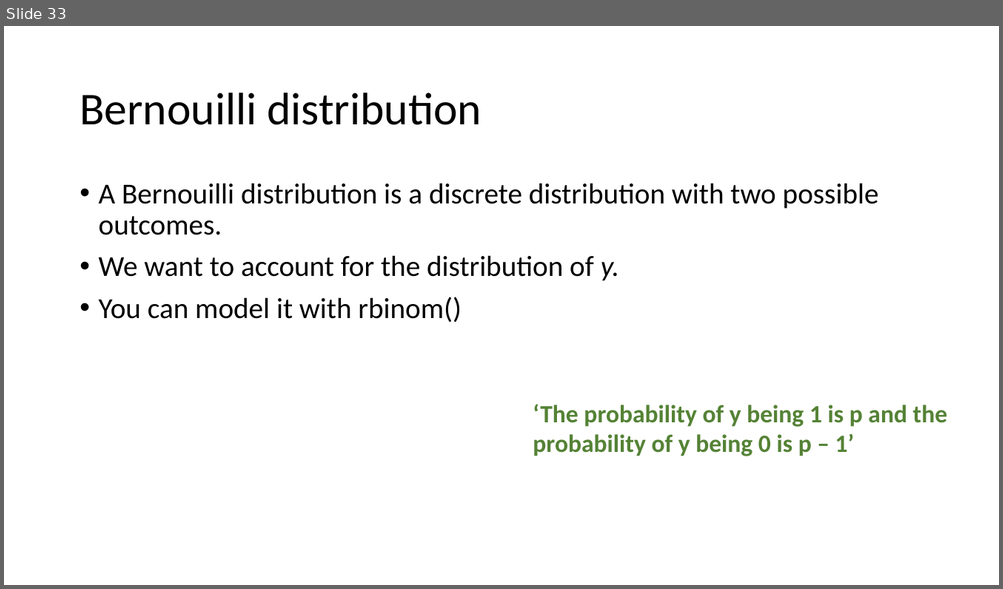
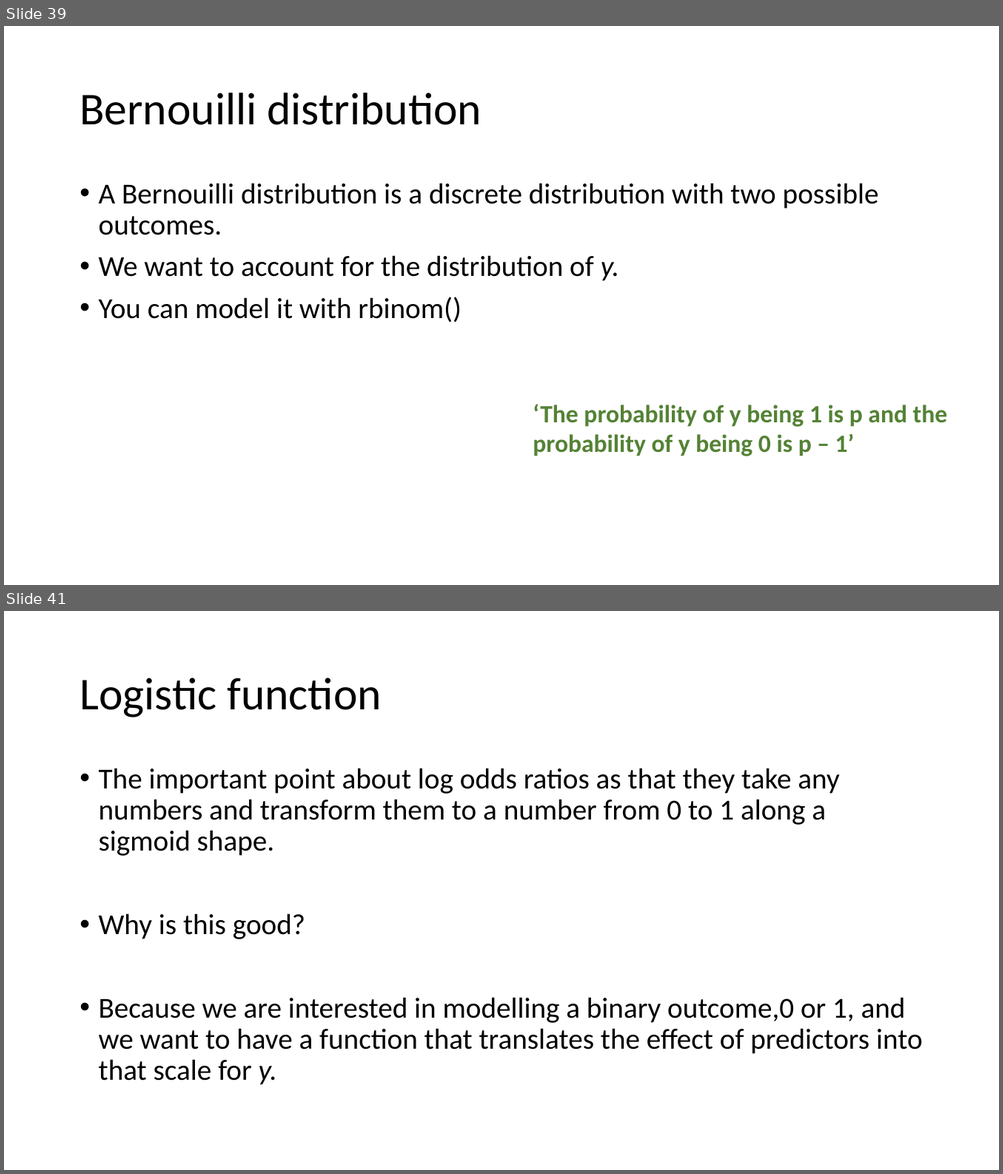
Before and after one commit to ajrtallman/StatisticsinLinguistics_FSU_2023_2024, a slide deck: 02_slides/Statistics for linguists 2023-12-06.odp. Shown one above the other, each under a label of ours: slide 33 before the commit, slides 39 and 41 after it; the slides between them are not shown. The pictures are 1003x589 and 1003x1174 pixels, drawn with LibreOffice and Linux fonts; fonts in the diff are those of the drawing. Boxes give left, top, right and bottom in pixels: in the first picture for what was removed or moved away, otherwise in the second. Text is boxed around its words. In the diff, an @@ line names an element or a change of style, - is before the commit and + after.

```diff
--- a/02_slides/Statistics for linguists 2023-12-06.odp
+++ b/02_slides/Statistics for linguists 2023-12-06.odp
@@ slide 41 added at <box>4,611,999,1170</box>, background #FFFFFF @@
@@ title added at <box>79,678,381,718</box>, 44 pt, text #000000 @@
+Logistic function
@@ text added at <box>99,768,922,1085</box>, 28 pt, text #000000 @@
+• The important point about log odds ratios as that they take any numbers and transform them to a number from 0 to 1 along a sigmoid shape.
+• Why is this good?
+• Because we are interested in modelling a binary outcome,0 or 1, and we want to have a function that translates the effect of predictors into that scale for y.
@@ what was slide 33 is now slide 39 @@
```
Also in this commit, not shown: 1 slide changed, 27 other slides added, 2 slides removed.
